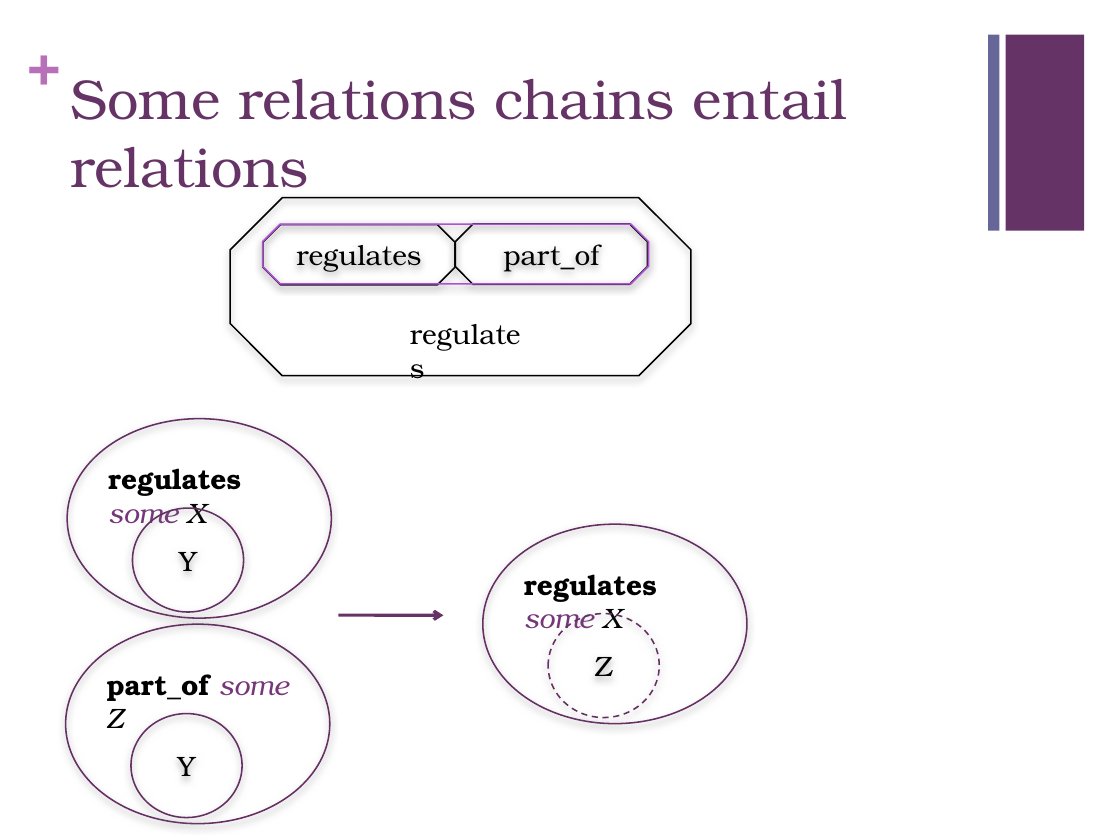
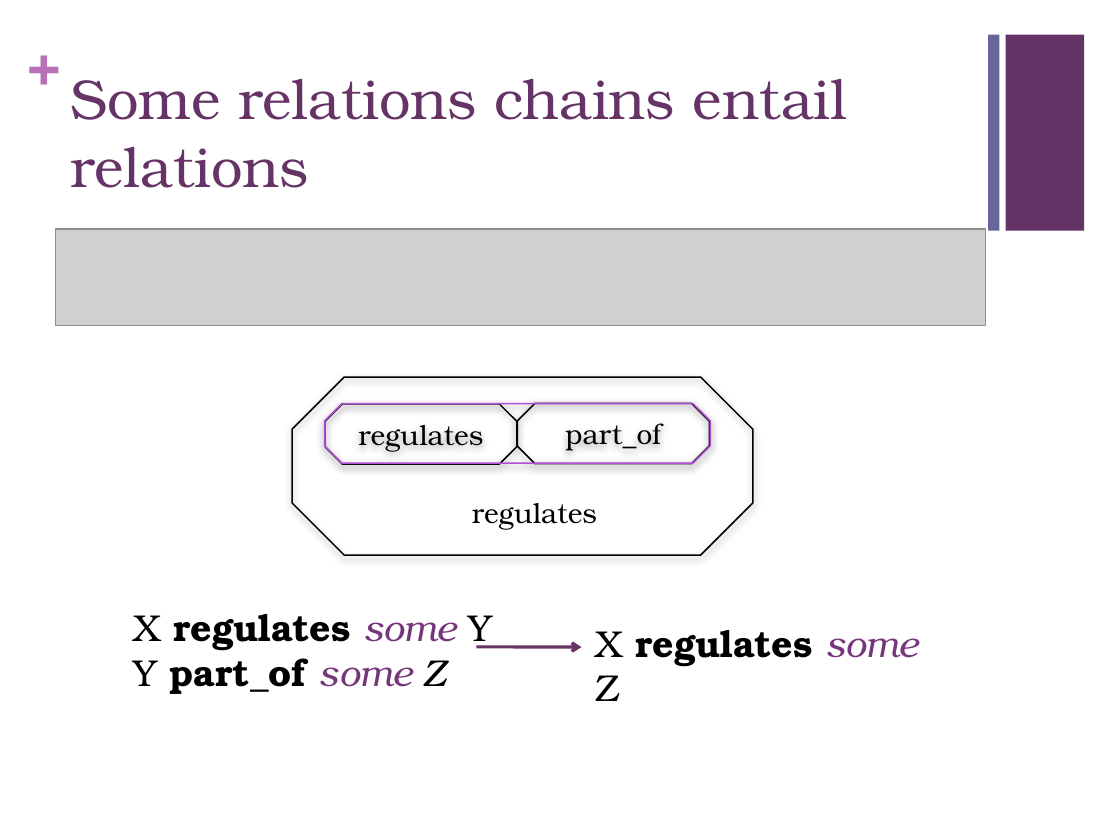
Before and after one commit to geneontology/protege-tutorial, a slide deck: slide 31 of presentations/GO_protege_1201b.pptx (slide 29 before the commit). Drawn at 1120x840 pixels with LibreOffice and Linux fonts; fonts in the diff are those of the drawing; grey boxes stand for pictures. Boxes give left, top, right and bottom in pixels: in the first picture for what was removed or moved away, otherwise in the second. Text is boxed around its words. In the diff, an @@ line names an element or a change of style, - is before the commit and + after.

```diff
--- a/presentations/GO_protege_1201b.pptx
+++ b/presentations/GO_protege_1201b.pptx
@@ picture added at <box>55,228,986,325</box> @@
@@ 3 octagons, 1 text: place and size @@
-3 octagons, 1 text at <box>230,198,690,376</box>
+3 octagons, 1 text at <box>292,377,753,556</box>
@@ ellipse removed at <box>67,419,332,618</box> @@
@@ octagon: place and size @@
-octagon at <box>262,224,648,283</box>
+octagon at <box>325,403,711,463</box>
@@ ellipse removed at <box>132,508,243,613</box> @@
-Y
@@ ellipse removed at <box>483,524,747,724</box> @@
@@ ellipse removed at <box>66,624,330,823</box> @@
@@ text at <box>134,614,493,694</box>: text changed; size 18 to 24 pt @@
-regulates some X
+X regulates some Y
+Y part_of some Z
@@ ellipse removed at <box>548,614,659,718</box> @@
-Z
@@ arrow moved from (338, 615) - (444, 615) to (476, 647) - (581, 647) @@
@@ text at <box>596,630,918,701</box>: text changed; size 18 to 24 pt @@
-regulates some X
+X regulates some Z
@@ text removed at <box>107,674,289,728</box> @@
-part_of some Z
@@ ellipse removed at <box>131,713,242,818</box> @@
-Y
```
Also in this commit, not shown: 13 other slides changed, 5 slides added, 3 slides removed.
